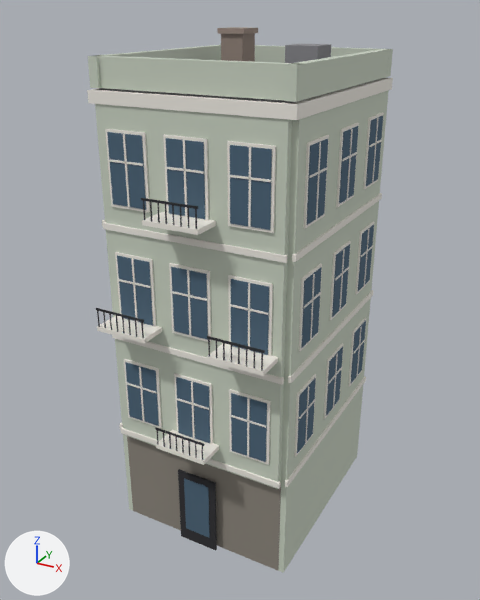
Renders of the glTF model reckoning/models/town/house_4.glb from each side of a commit.
Both versions are drawn from a 50 mm camera at (8.32, -15.78, 14.37) aimed at (-0.09, -0.5, 6.73). The axes (+X, +Y, +Z) are drawn at lower left. The lights are the same throughout. The first picture is the older version. Vertices at exactly the same position are counted once.

In view in the first picture: 'house4_brick', 'house4_glass', 'house4_iron', 'house4_plaster', 'house4_stone', 'house4_wood'.
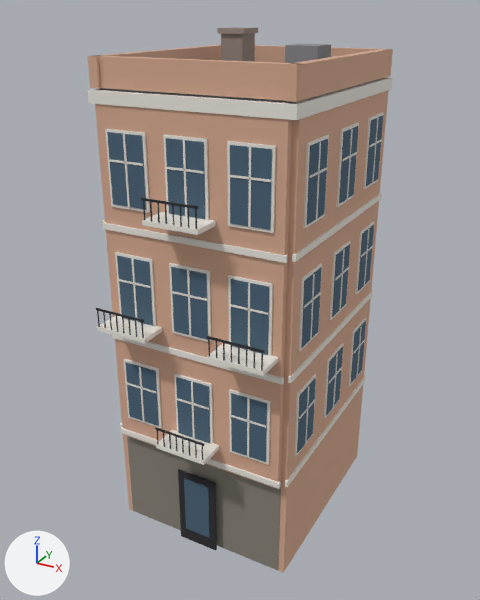
The edits, one by one:
me_house4_plaster has 72 vertices, 108 faces and spans x -2.67..2.67, y -3.17..3.17, z 0.0..13.35.
me_house4_plaster is used by ob_house4_plaster; location (0.0, 0.0, 0.0).
me_house4_plaster part 1: 96 faces centred in x -2.67..2.67, y -3.17..3.17, z 0.0..13.35 are repainted in the vertex colours; the middle colour goes from light grey #cbd4c4 to beige #d9ac92.
me_house4_plaster part 2: 12 faces centred in x -2.5..2.5, y -3.0..3.0, z 12.6..12.8 are repainted in the vertex colours; the middle colour goes from dark grey #69696d to grey #6b6b6f.

Location of each change, (x1, y1, x2, y2) in pixels of the pictures (480 x 600 px):
part 1 of me_house4_plaster, recoloured (light grey to beige)
    both: (88, 45, 393, 573)
part 2 of me_house4_plaster, recoloured
    both: (99, 78, 382, 103)
